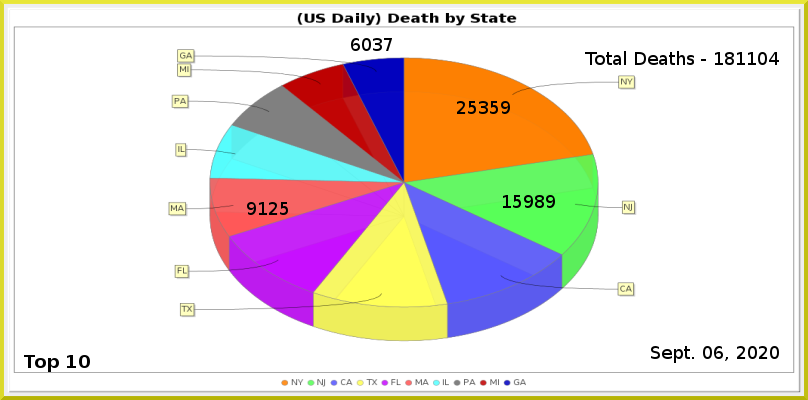
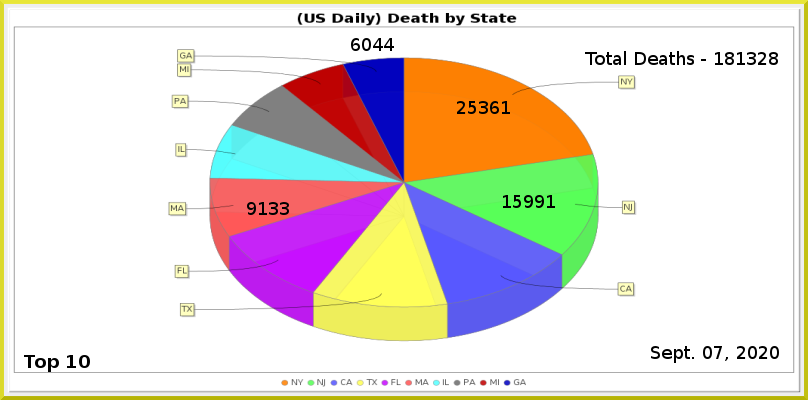
Two versions of the same layered image (w=808, h=400). Layer-by-layer changes:
painted on "Least" over [373, 38, 394, 51]
painted on "MA" over [269, 202, 289, 215]
painted on "NJ" over [535, 195, 555, 208]
painted on "NY" over [490, 101, 510, 114]
renamed "Total Deaths - 181104" to "Total Deaths - 181328", painted on it over [747, 52, 779, 65]
painted on "Current Date" over [714, 346, 723, 359]
